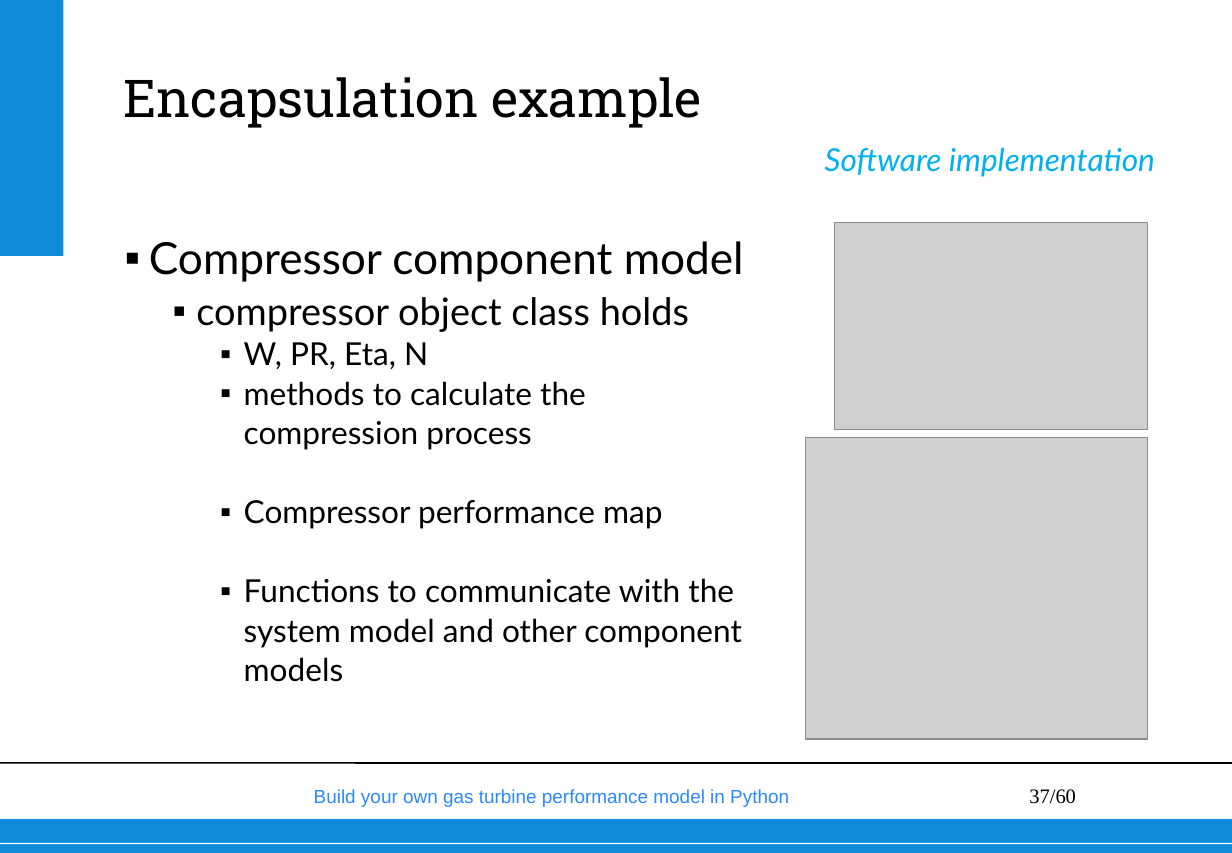
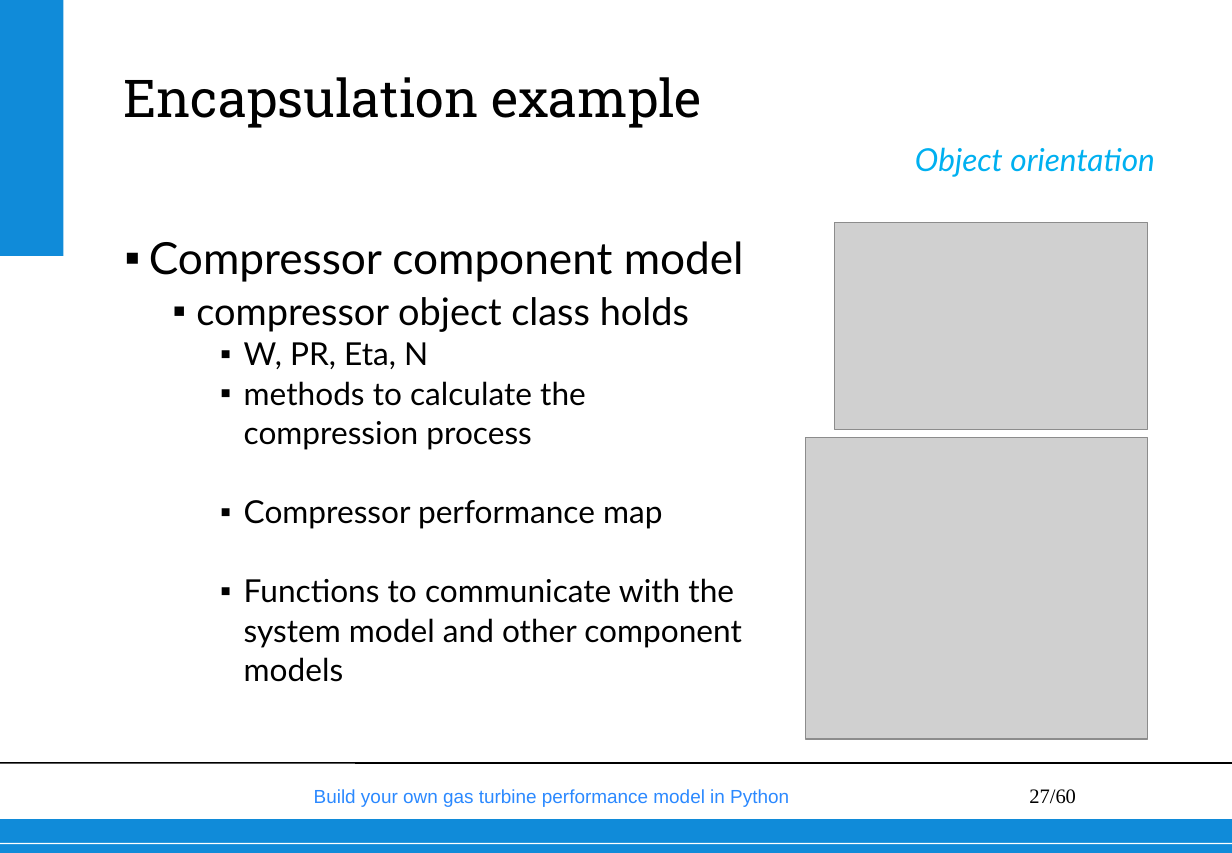
Before and after one commit to wvisser1958/GSPy, a slide deck: slide 27 of doc/Build your own gas turbine performance model from scratch.pptx (slide 37 before the commit). Drawn at 1232x853 pixels with LibreOffice and Linux fonts; fonts in the diff are those of the drawing; grey boxes stand for pictures; background and template pictures are left out. Boxes give left, top, right and bottom in pixels: in the first picture for what was removed or moved away, otherwise in the second. Text is boxed around its words. In the diff, an @@ line names an element or a change of style, - is before the commit and + after.

```diff
--- a/doc/Build your own gas turbine performance model from scratch.pptx
+++ b/doc/Build your own gas turbine performance model from scratch.pptx
@@ text at <box>915,147,1155,177</box>: text changed @@
-Software implementation
+Object orientation
@@ page number at <box>1029,789,1076,804</box>: text changed @@
-37/60
+27/60
```
Also in this commit, not shown: 12 other slides changed, 8 slides added, 29 slides removed.
